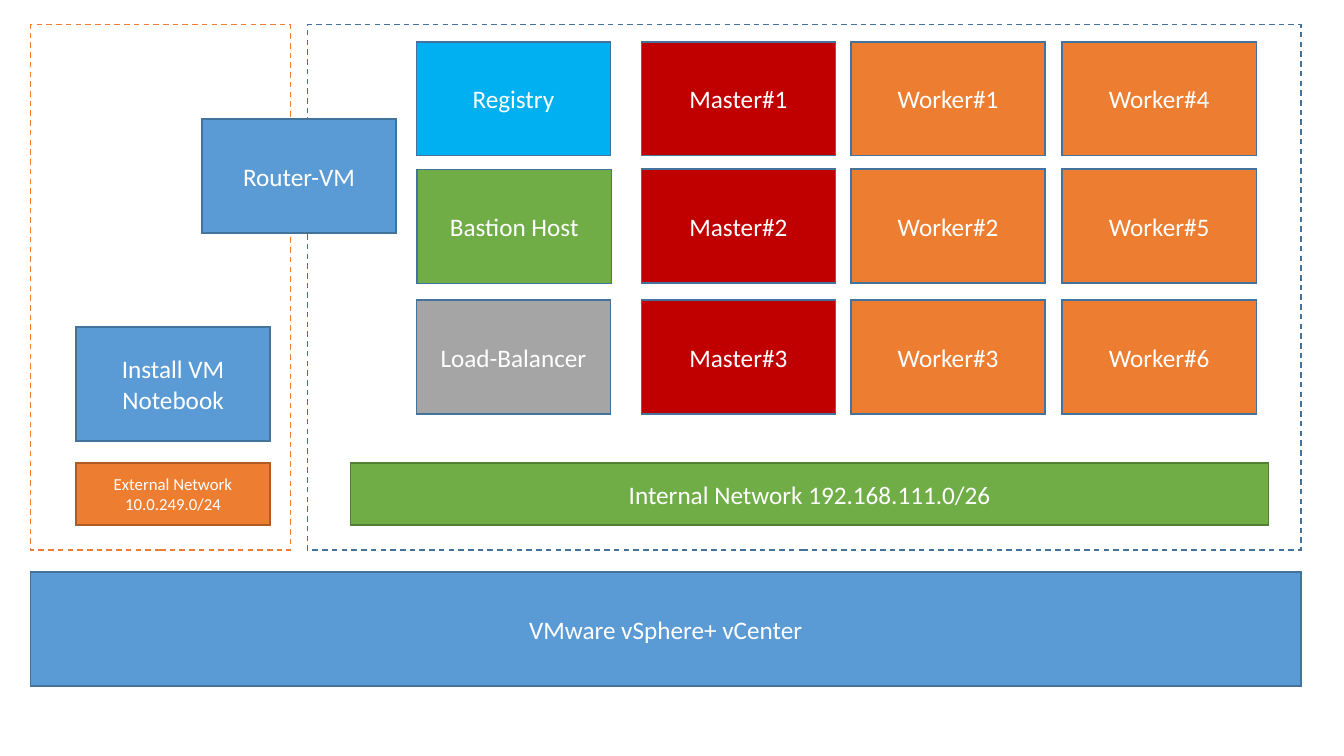
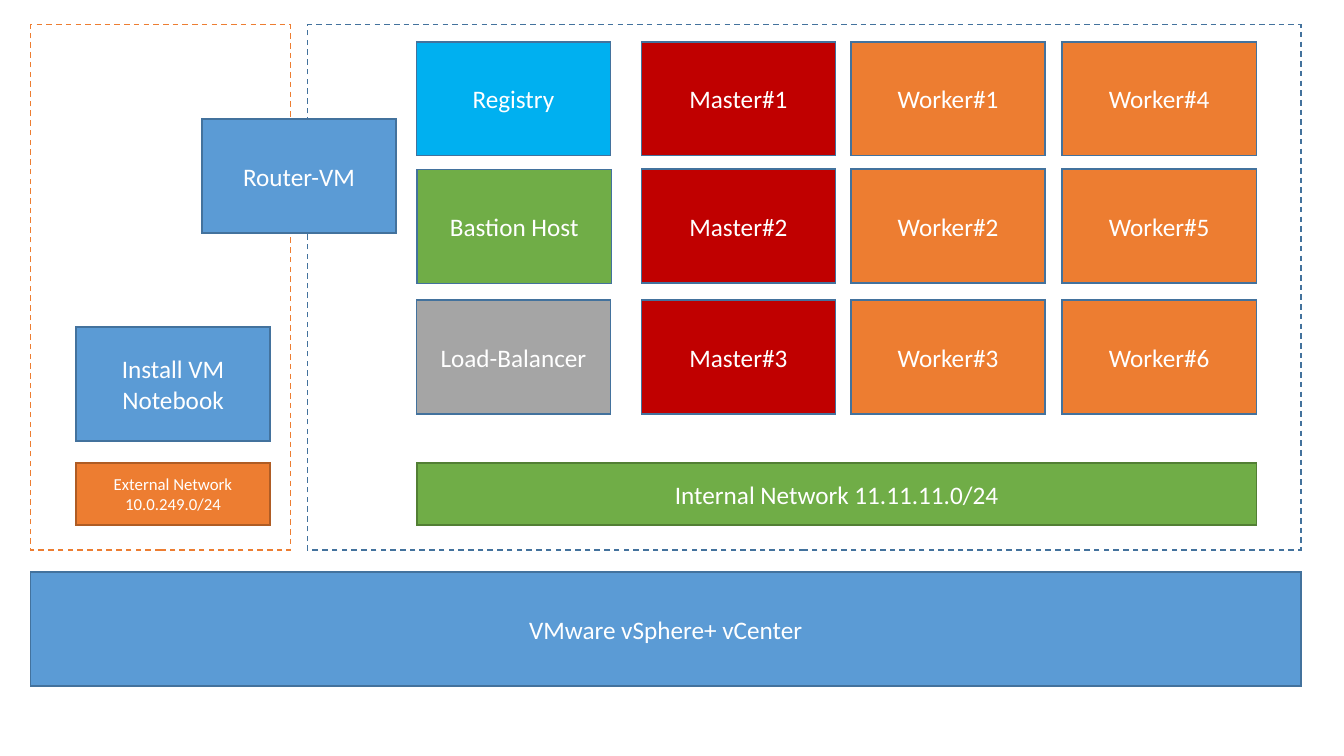
Before and after one commit to Patthecat249/automated-openshift-installation, a slide deck: slide 1 of Architecture-Overview.pptx. Drawn at 1344x756 pixels with LibreOffice and Linux fonts; fonts in the diff are those of the drawing. Boxes give left, top, right and bottom in pixels: in the first picture for what was removed or moved away, otherwise in the second. Text is boxed around its words. In the diff, an @@ line names an element or a change of style, - is before the commit and + after.

```diff
--- a/Architecture-Overview.pptx
+++ b/Architecture-Overview.pptx
@@ rectangle "Internal Network 11.11.11.0/24": place and size @@
-rectangle "Internal Network 11.11.11.0/24" at box(351, 463, 1269, 525)
+rectangle "Internal Network 11.11.11.0/24" at box(417, 463, 1257, 525)
@@ text in rectangle at box(675, 486, 998, 505): text changed @@
-Internal Network 192.168.111.0/26
+Internal Network 11.11.11.0/24
```
Also in this commit, not shown: 1 slide added, 1 other file.
